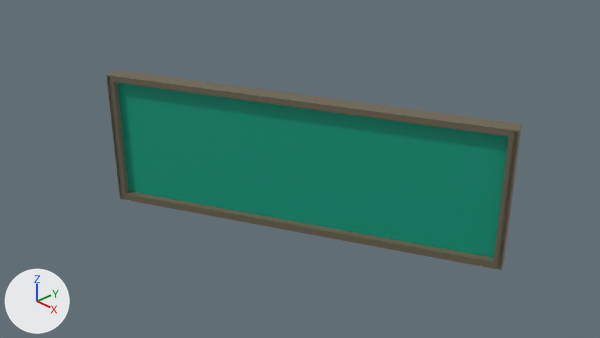
Two versions of the Blender file models/pizarra_normal/pizarra_normal.blend, one commit apart.
The view is the same before and after, from the file's camera 'Camera'. Every picture has the same lights, and +X, +Y and +Z are marked at lower left.
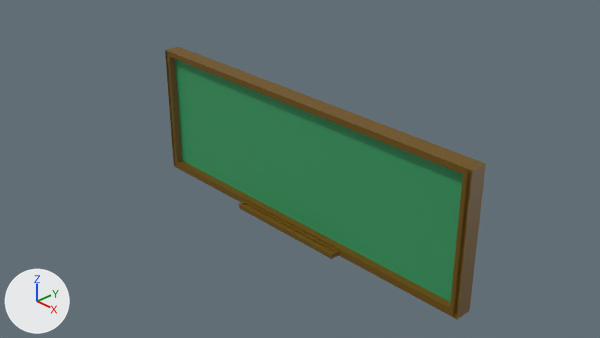
Commit message: Actualizado colores pizarra

Where the change shows, as pixel boxes (x1, y1, x2, y2) in the pictures (600 x 338 px):
'Cube', recoloured, reshaped, turned
    before: (106, 70, 522, 270)
    after: (165, 46, 486, 319)
part 1 of me_cube, built on
    before: (108, 70, 517, 269)
    after: (166, 47, 481, 317)

Diff of the bpy script that builds the scene:
```diff
--- a/models/pizarra_normal/pizarra_normal.blend.py
+++ b/models/pizarra_normal/pizarra_normal.blend.py
@@ mat_pizarra_negro @@
 mat_pizarra_negro = principled_material('pizarra_negro')
-mat_pizarra_negro.base_color = (0.0, 0.328, 0.205)  # cyan #009b7d
+mat_pizarra_negro.base_color = (0.0386, 0.328, 0.123)  # green #379b62
@@ mat_pizarra_bordes @@
 mat_pizarra_bordes = principled_material('Pizarra_Bordes')
-mat_pizarra_bordes.base_color = (0.153, 0.13, 0.0844)  # brown #6d6552
+mat_pizarra_bordes.base_color = (0.153, 0.0778, 0.0)  # brown #6d4f00
@@ me_cube @@
 # used by ob_cube; location = (0.0, 0.0, 0.0); rotation_euler = (0.0, 0.0, 0.466), in degrees (0, 0, 27); scale = (2.76, 0.122, 0.917)
-me_cube.from_pydata(...)  # 40 vertices, 38 faces; spans x -1.02..1.02, y -1.0..1.0, z -1.08..1.06
+me_cube.from_pydata(...)  # 144 vertices, 142 faces; spans x -1.02..1.02, y -2.08..1.0, z -1.08..1.06
+# me_cube part 1
+# 16 faces are deleted
+# 66 vertices are added at x -0.37..0.32, y -2.08..1.0, z -1.08..1.06
+# 8 new vertices lie (0.64, 0.0, 0.0) away from vertices in x -1.0, y -1.0..1.0, z -1.08..1.06
+# 8 new vertices lie (-0.68, 0.0, 0.0) away from vertices in x 1.0, y -1.0..1.0, z -1.08..1.06
+# 6 new vertices lie (0.62, 0.0, 0.0) away from vertices in x -0.98, y -1.0..-0.19, z -0.96..0.96
+# 6 new vertices lie (-0.67, 0.0, 0.0) away from vertices in x 0.98, y -1.0..-0.19, z -0.96..0.96
+# 5 new vertices lie (-0.01, 0.0, 0.08) away from vertices in x -0.36..-0.35, y -2.08..-1.0, z -1.08
+# 5 new vertices lie (0.0, 0.0, 0.08) away from vertices in x 0.31..0.32, y -2.08..-1.0, z -1.08
+# 86 new faces join them, mat_pizarra_bordes (brown #6d4f00)
+# 29 new faces join them, mat_material (white #e7e7e7)
+# 5 new faces join them, mat_pizarra_negro (green #379b62)
 me_cube.materials.append(mat_material)
@@ ob_cube @@
 ob_cube.location = (0.0, 0.0, 0.0)
-ob_cube.rotation_euler = (0.0, 0.0, 0.466)  # degrees (0, 0, 27)
+ob_cube.rotation_euler = (0.0, 0.0, 0.00547)  # degrees (0, 0, 0.3)
 ob_cube.scale = (2.76, 0.122, 0.917)
```
